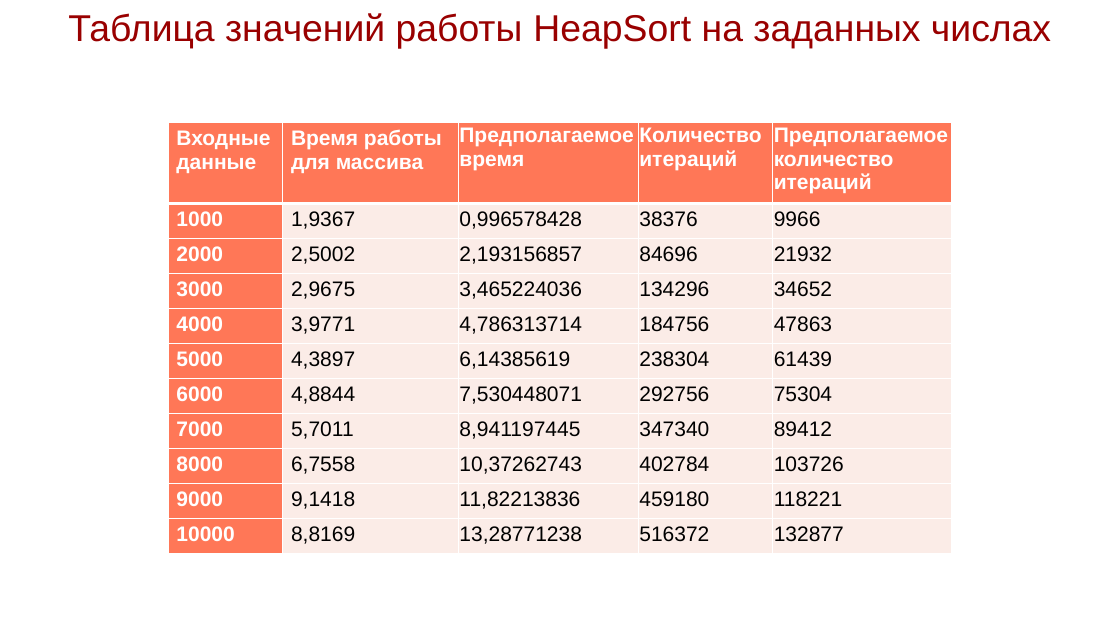
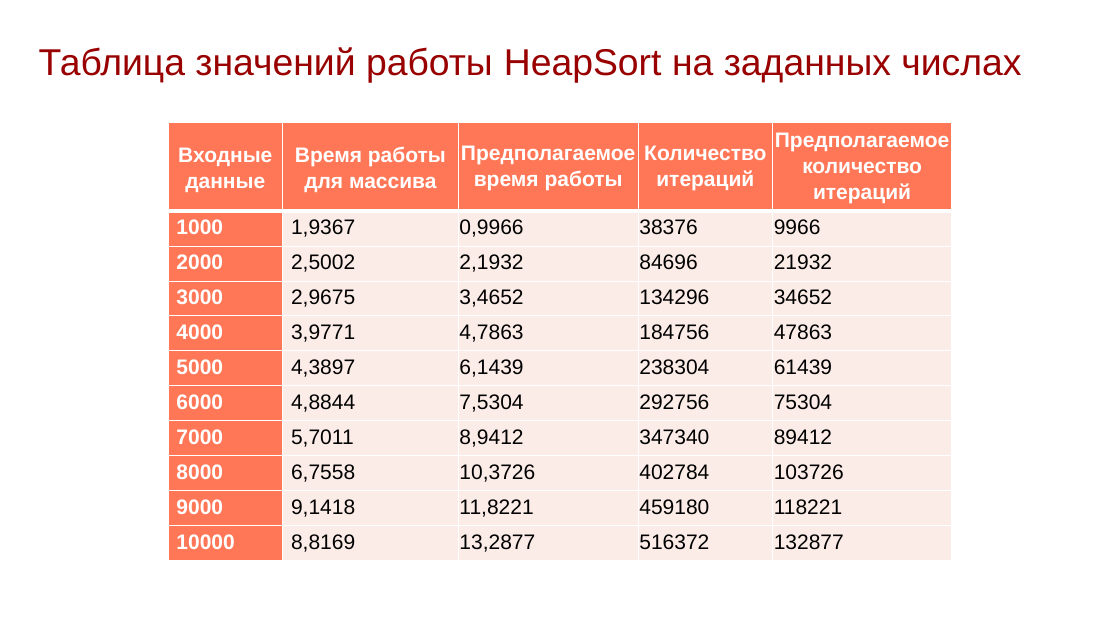
Before and after one commit to sofya-balashova/heapsort, a slide deck: slide 8 of Heapsort.pptx (slide 7 before the commit). Drawn at 1120x630 pixels with LibreOffice and Linux fonts; fonts in the diff are those of the drawing; background and template pictures are left out. Boxes give left, top, right and bottom in pixels: in the first picture for what was removed or moved away, otherwise in the second. Text is boxed around its words. In the diff, an @@ line names an element or a change of style, - is before the commit and + after.

```diff
--- a/Heapsort.pptx
+++ b/Heapsort.pptx
@@ text "Таблица значений работы HeapSort на ..." moved from (x1=68, y1=13, x2=1051, y2=49) to (x1=39, y1=47, x2=1021, y2=83) @@
@@ table at (x1=168, y1=123, x2=951, y2=556) @@
-row 1, column 3: Предполагаемое время
+row 1, column 3: Предполагаемое время работы
-row 2, column 3: 0,996578428
+row 2, column 3: 0,9966
-row 3, column 3: 2,193156857
+row 3, column 3: 2,1932
-row 4, column 3: 3,465224036
+row 4, column 3: 3,4652
-row 5, column 3: 4,786313714
+row 5, column 3: 4,7863
-row 6, column 3: 6,14385619
+row 6, column 3: 6,1439
-row 7, column 3: 7,530448071
+row 7, column 3: 7,5304
-row 8, column 3: 8,941197445
+row 8, column 3: 8,9412
-row 9, column 3: 10,37262743
+row 9, column 3: 10,3726
-row 10, column 3: 11,82213836
+row 10, column 3: 11,8221
-row 11, column 3: 13,28771238
+row 11, column 3: 13,2877
@@ alignment left to centre @@
@@ line spacing 1 to 1.1 @@
```
Also in this commit, not shown: 7 other slides changed, 1 slide added.
